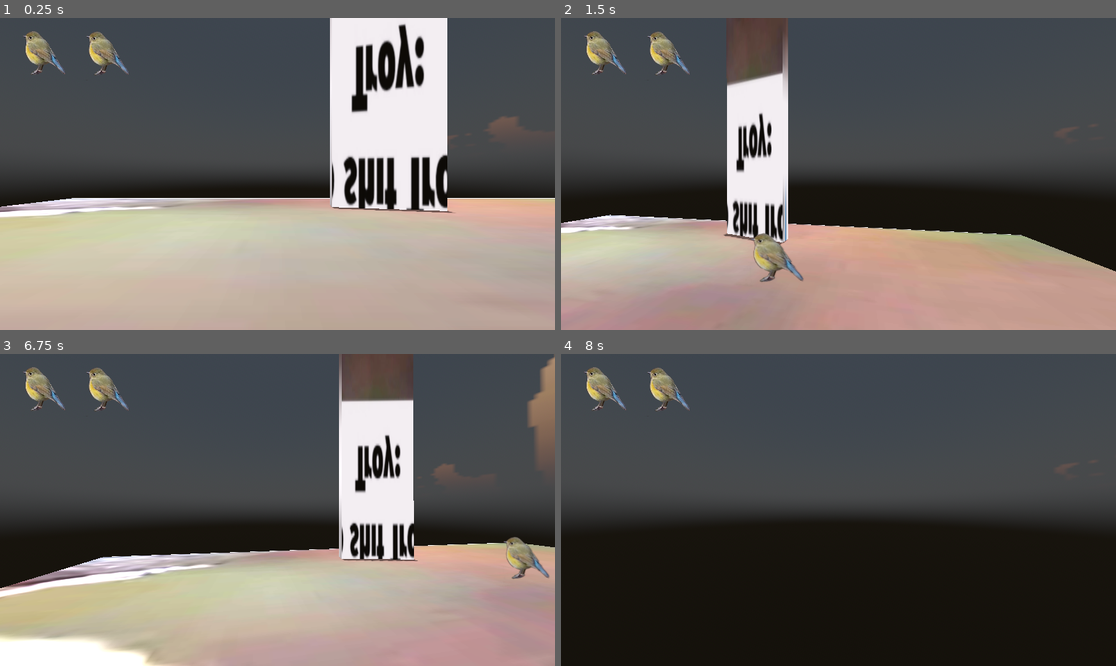
Above: before the commit, frames 1-4 (two rows, left to right).
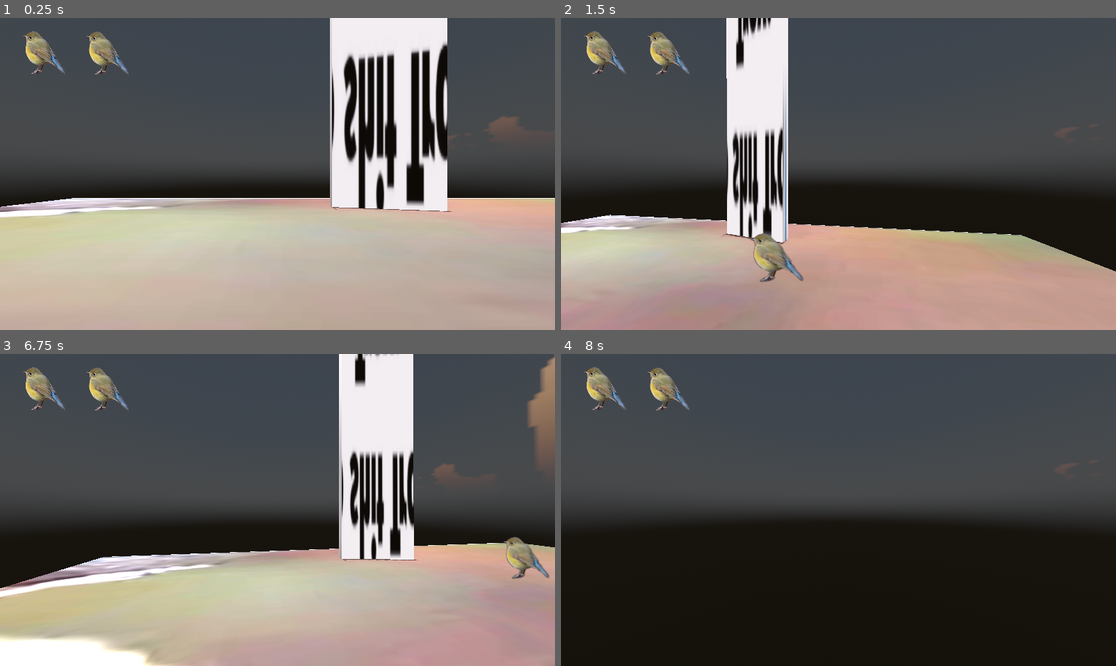
Above: after the commit, the same moments.

Repository: ihaveapatricklmao/TROY
Game: Godot game, scene res://maps/World.tscn
The game is run twice, just before and just after one commit, with the same random seed, the same clock (stepped at 60 frames per second) and the same inputs. The engine's default icon, where the game draws it, is replaced by a stand-in: a white triangle on a blue panel in a dark square.
Inputs (mouse positions are in pixels of both pictures, inside the frame that each line leads up to):
- Up to frame 1 (0.25 s): no input
- Up to frame 2 (1.5 s): tap Enter (ui_accept) at 0.5, 0.77 s; move the mouse to (960, 158) at 0.52 s; hold D (moveright) 0.53-1.28 s; tap Shift (dash) at 0.6, 1.35 s; move the mouse to (810, 174) at 1.27 s; hold W (moveup) from 1.28 s (still down)
- Up to frame 3 (6.75 s): tap Enter (ui_accept) at 1.52, 2.75, 3.02, 3.5, 3.77, 4.25, 4.52, 5, 5.75, 6.02 s; move the mouse to (288, 503) at 2.02 s; tap Shift (dash) every 0.75 s from 2.1 to 6.6 s; move the mouse to (271, 516) at 2.77 s; move the mouse to (316, 513) at 3.52 s; move the mouse to (233, 506) at 4.27 s; move the mouse to (283, 510) at 5.02 s; move the mouse to (255, 503) at 5.77 s; release W (moveup) at 5.78 s; hold D (moveright) 5.78-6.53 s; move the mouse to (305, 510) at 6.52 s; hold W (moveup) from 6.53 s (still down)
- Up to frame 4 (8 s): keep holding W (moveup); tap Enter (ui_accept) at 6.77, 7.52 s; move the mouse to (810, 510) at 7.27 s; tap Shift (dash) at 7.35 s

The runs differ from the first frame. In frame 1, 7.1% of the frame differs, in the area x 59-83%, y 1-63%; in frame 2, 4.9%; in frame 3, 5.2%; in frame 4, nothing differs.

Commit message:
tweaks

Diff:
--- a/whatdafreak/maps/World.tscn
+++ b/whatdafreak/maps/World.tscn
@@ -134,7 +134,7 @@
 transform = Transform3D(1, 0, 0, 0, 1, 0, 0, 0, 1, -16.241, 0, 0)
 
 [node name="OBS2" type="StaticBody3D" parent="NavigationRegion3D"]
-transform = Transform3D(-0.169281, 0, -9.13688, 0, 6.64462, 0, 0.985568, 0, -1.56935, 0, 6.45401, -20.5788)
+transform = Transform3D(-0.169281, 0, -9.13688, 0, 14.5775, 0, 0.985568, 0, -1.56935, 0, 29.4459, -20.5788)
 
 [node name="MeshInstance3D" type="MeshInstance3D" parent="NavigationRegion3D/OBS2"]
 transform = Transform3D(1, 0, 0, 0, -5.63379, 0, 0, 0, 1, 0, 0, 0)
